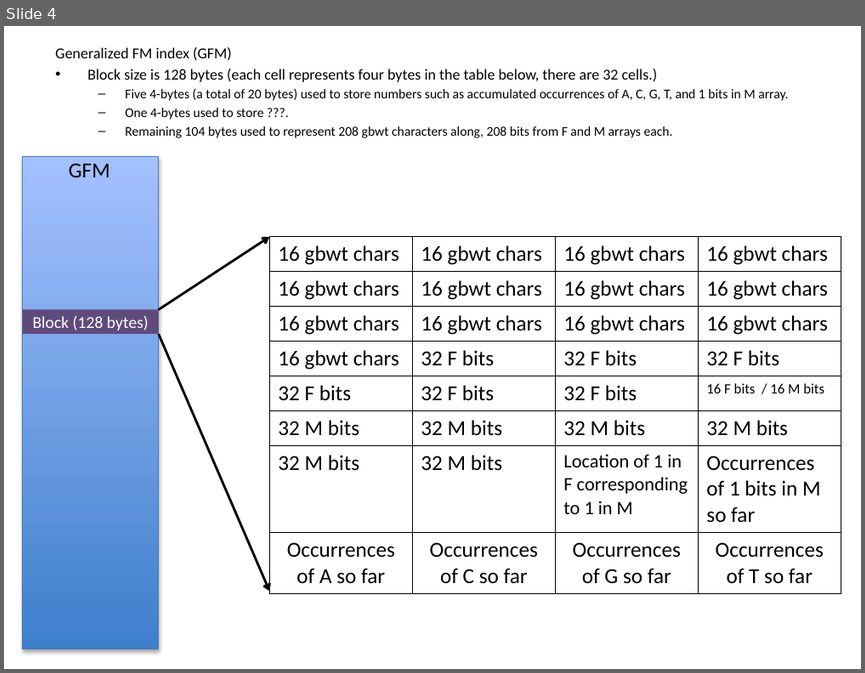
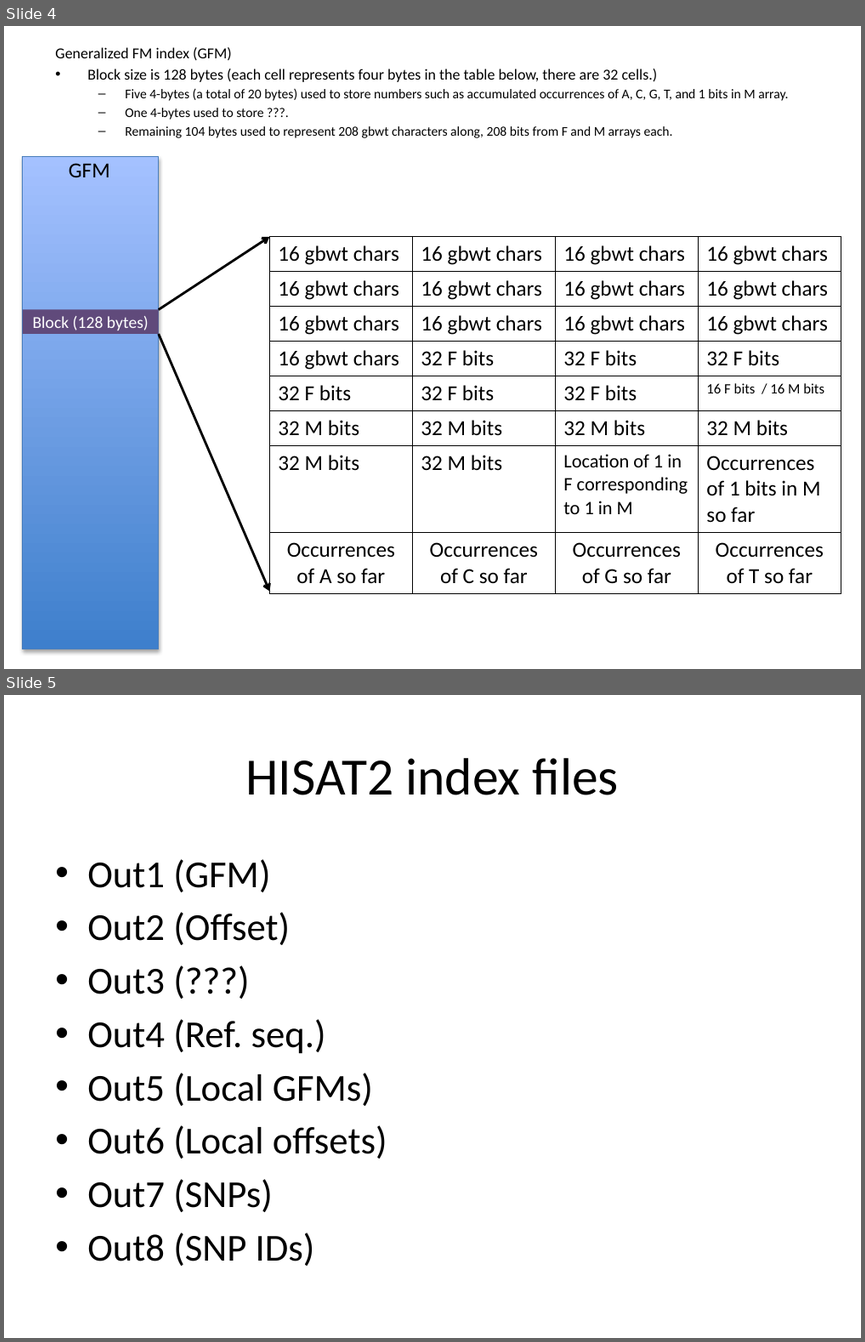
Before and after one commit to DaehwanKimLab/hisat2, a slide deck: hisat2_test/GCSA_paper_example.pptx. Shown one above the other, each under a label of ours: slide 4 before the commit, slides 4 and 5 after it. The pictures are 865x673 and 865x1342 pixels, drawn with LibreOffice and Linux fonts; fonts in the diff are those of the drawing. Boxes give left, top, right and bottom in pixels: in the first picture for what was removed or moved away, otherwise in the second. Text is boxed around its words. In the diff, an @@ line names an element or a change of style, - is before the commit and + after.

Commit message:
Slightly redisigned GFM index to put length of GBWT, number of nodes, and size of eftab, which is not fixed in GBWT

```diff
--- a/hisat2_test/GCSA_paper_example.pptx
+++ b/hisat2_test/GCSA_paper_example.pptx
@@ slide 5 added at bbox=[4, 695, 861, 1338], background #FFFFFF @@
@@ title added at bbox=[246, 758, 618, 795], 44 pt, text #000000 @@
+HISAT2 index files
@@ text added at bbox=[87, 859, 387, 1265], 32 pt, text #000000 @@
+• Out1 (GFM)
+• Out2 (Offset)
+• Out3 (???)
+• Out4 (Ref. seq.)
+• Out5 (Local GFMs)
+• Out6 (Local offsets)
+• Out7 (SNPs)
+• Out8 (SNP IDs)
```
Also in this commit, not shown: 1 other slide added, 2 other files.
